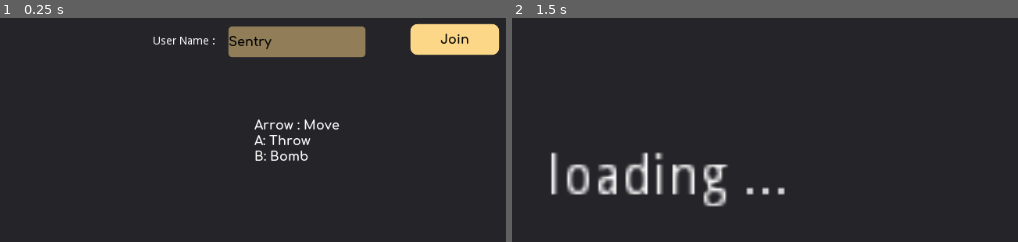
Above: before the commit, frames 1-2 (left to right).
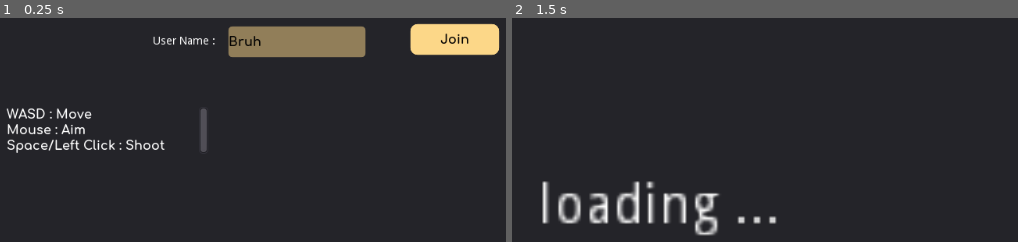
Above: after the commit, the same moments.

Repository: scpchicken/godot-heroku-game
Game: Godot game, scene res://lobby.tscn
Same seed, same stepped clock (60 frames per second), same inputs: the game is played once before the commit and once after it.
Inputs (mouse positions are in pixels of both pictures, inside the frame that each line leads up to):
- Up to frame 1 (0.25 s): no input
- Up to frame 2 (1.5 s): click "Join" at 0.5 s; tap Enter at 1.25 s; move the mouse to (outside the picture) at 1.27 s; hold D (ui_right) from 1.28 s (still down)

The runs differ from the first frame. In frame 1, 2.6% of the frame differs, in the area x 1-67%, y 8-64%; in frame 2, 6.3%, in the area x 5-54%, y 59-98%.

Commit message:
restart working

Diff:
--- a/characters/hero.gd
+++ b/characters/hero.gd
@@ -6,6 +6,7 @@
 var velocity = Vector2.ZERO
 var win_show = false
 
+signal restart
 
 #onready var animationPlayer = $Anim
 onready var animTr = $AnimTr
@@ -41,6 +42,7 @@
 var gui_SendChatBt
 
 func _ready():
+	self.connect("restart", get_node("/root/lobby"), "restart_game")
 #	if is_network_master():
 #		pass
 #		wcl.add_child(_gui)
@@ -190,10 +192,20 @@
 #func hurt_state(delta):
 #	#print("hurt_state")
 #	animState.travel("Hurt")
+remotesync func restart_game():
+#	print("ok boomer")
+	emit_signal("restart", int(self.name))
 
 puppet func winguy():
+	print("winner winer chicken dijnner")
 	get_node("/root/world/winlabel").text = "you win"
 	get_node("/root/world/winlabel").show()
+	rpc("restart_game")
+puppet func shrink():
+	print("ha ya shrink")
+	get_node("/root/world/winlabel").text = "you lose"
+	get_node("/root/world/winlabel").show()
+	rpc("restart_game")
 
 func stunned_state():
 	animState.travel("Stunned")
@@ -203,10 +215,12 @@
 
 	#print("stunned_state")
 
-	get_node("/root/world/winlabel").text = "you lose"
-	get_node("/root/world/winlabel").show()
+
+
 #	if !win_show:
+	rpc("shrink")
 	rpc("winguy")
+
 #		win_show = true
 	pass
 
--- a/gamestate.gd
+++ b/gamestate.gd
@@ -142,6 +142,17 @@
 	players[id]["score"] = newscore
 	#print("update_player_stats:",players)
 
+func gamer():
+#	if get_tree().is_network_server():
+		#print("_player_disconnected :",id)
+	for p_id in players:
+		for id in players:
+
+#		if p_id != id  && p_id != 1:
+			rpc_id(p_id,"unregister_player",id)
+	players = {}
+#		unregister_player(p_id)
+
 func _player_disconnected(id):
 	if get_tree().is_network_server():
 		#print("_player_disconnected :",id)
@@ -157,8 +168,12 @@
 	get_tree().get_root().queue_free()
 
 remote func unregister_player(id):
-	get_node("/root/world/players").get_node(str(id)).queue_free()
-	players.erase(id)
+#	if get_node("/root/world/players").
+	var noder = get_node("/root/world/players").get_node_or_null(str(id))
+
+	if noder != null:
+		noder.queue_free()
+#	players.erase(id)
 #	emit_signal("refreshList", players)
 
 #Spawn npc
--- a/lobby.gd
+++ b/lobby.gd
@@ -2,14 +2,24 @@
 
 var ShowPanel = false
 func _ready():
+
 #	gamestate.connect("refreshList", self, "refreshList")
 #	gamestate.connect("serverState", self, "serverState")
 	pass # Replace with function body.
 
+func restart_game(id):
+	print("at restart gamerrrrrrrrrrr   ", id)
+	$CanvasLayer/InfoPanel.show()
+	$CanvasLayer/Loading.show()
+
+	gamestate.gamer()
+
+
+
 func _on_join_pressed():
 	var new_player_name = $CanvasLayer/InfoPanel/userName.text
-	$CanvasLayer/InfoPanel/serverStart.disabled = true
-	$CanvasLayer/InfoPanel/join.disabled = true
+#	$CanvasLayer/InfoPanel/serverStart.disabled = true
+#	$CanvasLayer/InfoPanel/join.disabled = true
 #	$bg.visible = false
 	print("joining the game")
 	gamestate.join_game(new_player_name)
--- a/lobby.tscn
+++ b/lobby.tscn
@@ -46,10 +46,14 @@
 }
 
 [node name="userNameLb" type="Label" parent="CanvasLayer/Loading"]
-margin_left = 114.917
-margin_top = 172.469
-margin_right = 404.917
-margin_bottom = 306.469
+anchor_left = 0.5
+anchor_top = 0.5
+anchor_right = 0.5
+anchor_bottom = 0.5
+margin_left = -408.172
+margin_top = -91.3431
+margin_right = -242.172
+margin_bottom = -53.3431
 rect_scale = Vector2( 5, 5 )
 text = "loading ..."
 __meta__ = {
@@ -81,7 +85,7 @@
 custom_styles/normal = SubResource( 1 )
 custom_fonts/font = SubResource( 2 )
 custom_colors/font_color = Color( 0, 0, 0, 1 )
-text = "Sentry"
+text = "Bruh"
 __meta__ = {
 "_edit_use_anchors_": false
 }
@@ -114,14 +118,14 @@
 }
 
 [node name="InputMap" type="RichTextLabel" parent="CanvasLayer/InfoPanel"]
-margin_left = 396.0
-margin_top = 128.0
-margin_right = 527.0
-margin_bottom = 188.0
+margin_left = 79.2204
+margin_top = 114.286
+margin_right = 337.22
+margin_bottom = 174.286
 custom_fonts/normal_font = SubResource( 6 )
-text = "Arrow : Move
-A: Throw
-B: Bomb"
+text = "WASD : Move
+Mouse : Aim
+Space/Left Click : Shoot"
 __meta__ = {
 "_edit_use_anchors_": false
 }
--- a/project.godot
+++ b/project.godot
@@ -52,6 +52,7 @@
 ui_attack={
 "deadzone": 0.5,
 "events": [ Object(InputEventKey,"resource_local_to_scene":false,"resource_name":"","device":0,"alt":false,"shift":false,"control":false,"meta":false,"command":false,"pressed":false,"scancode":32,"unicode":0,"echo":false,"script":null)
+, Object(InputEventMouseButton,"resource_local_to_scene":false,"resource_name":"","device":0,"alt":false,"shift":false,"control":false,"meta":false,"command":false,"button_mask":0,"position":Vector2( 0, 0 ),"global_position":Vector2( 0, 0 ),"factor":1.0,"button_index":1,"pressed":false,"doubleclick":false,"script":null)
  ]
 }
 
Not shown, changed: linux/fast.pck
Not shown, changed: linux/html/deez.pck
